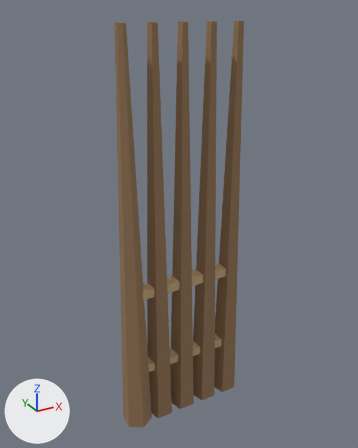
The glTF model assets/3d/models/palisade_02.glb: old version first, new version second.
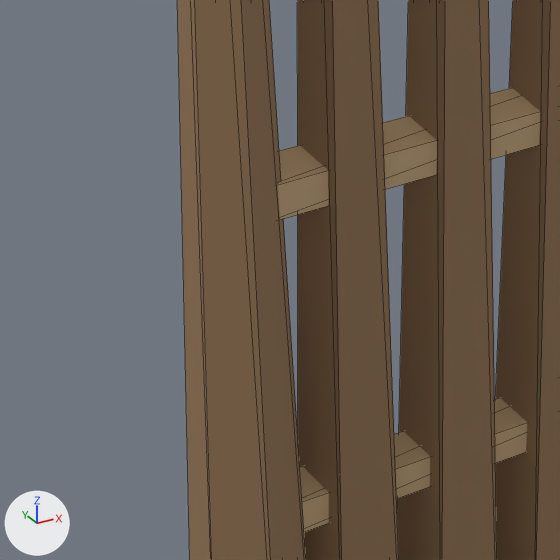
Old and new are each drawn whole from a camera (50 mm lens) standing at (-0.716, -1.725, 1.852) and looking at (0.25, 0.032, 0.974) and again close up on the part from 22% to 58% of the width and 56% to 85% of the height. Arrows for +X, +Y and +Z are at lower left; the lights stay in place. The older version's two pictures come first. The close-ups show mesh edges as thin lines. Vertices at exactly the same position are counted once.

The older version as bpy lines, for what is in view:
```python
me_palisade_02 = bpy.data.meshes.new('palisade_02')
me_palisade_02.from_pydata(...)  # a 6-sided cut cone along z (radius 0.07 at the low end, 0.02 at the high end) spanning x -0.06..0.06, y -0.07..0.07, z 0.0..1.8, material slot 0; a 5-sided cut cone along z (radius 0.07 at the low end, 0.02 at the high end) spanning x 0.06..0.19, y -0.05..0.06, z 0.0..1.8, material slot 0; a 5-sided cut cone along z (radius 0.06 at the low end, 0.02 at the high end) spanning x 0.19..0.31, y -0.05..0.06, z 0.0..1.8, material slot 0; a 5-sided cut cone along z (radius 0.06 at the low end, 0.02 at the high end) spanning x 0.31..0.44, y -0.05..0.06, z 0.0..1.8, material slot 0; a 5-sided cut cone along z (radius 0.06 at the low end, 0.02 at the high end) spanning x 0.44..0.56, y -0.05..0.06, z 0.0..1.8, material slot 0; a 5-sided cylinder along x spanning x 0.0..0.5, y -0.03..0.04, z 0.27..0.33, material slot 1; a 5-sided cylinder along x spanning x 0.0..0.5, y -0.03..0.04, z 0.67..0.73, material slot 1
me_palisade_02.materials.append(mat_trunk)  # brown #957655
me_palisade_02.materials.append(mat_wood)  # beige #c8aa81
ob_palisade_02 = bpy.data.objects.new('palisade_02', me_palisade_02)
ob_palisade_02.location = (0.0, 0.0, 0.0)
```
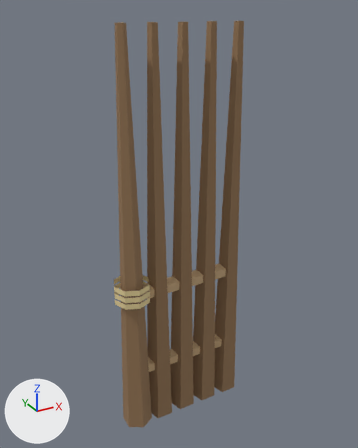
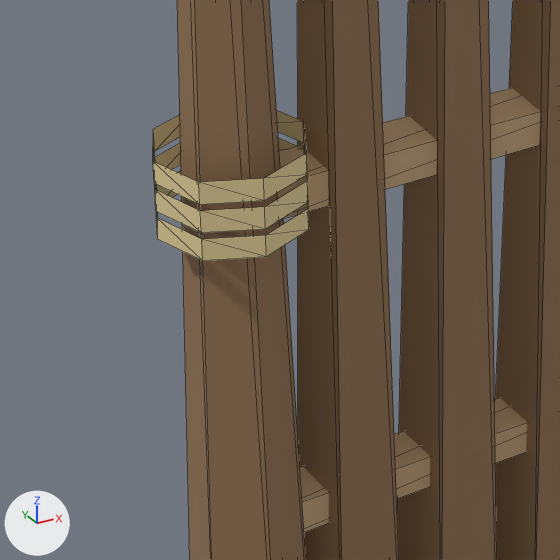
Boxes (x1, y1, x2, y2) around the edits, measured in the close-ups (560 x 560 px):
'palisade_02', reshaped: before (177, 0, 560, 560); after (153, 0, 560, 560)
part 1 of me_palisade_02, added (beige): after (156, 171, 309, 261)
part 2 of me_palisade_02, added (beige): after (155, 138, 308, 233)
part 3 of me_palisade_02, added (beige): after (153, 110, 307, 204)

What changed in the scene script:
```text
Add mat_thatch:
    mat_thatch = principled_material('thatch')
    mat_thatch.base_color = (0.78, 0.64, 0.33)  # beige #e5d19b
    mat_thatch.roughness = 0.85
Change me_palisade_02:
    used by ob_palisade_02; location = (0.0, 0.0, 0.0)
    remove me_palisade_02.from_pydata(...)  # 72 vertices, 116 faces; spans x -0.06..0.56, y -0.07..0.07, z 0.0..1.8
    add me_palisade_02.from_pydata(...)  # 120 vertices, 164 faces; spans x -0.08..0.56, y -0.08..0.08, z 0.0..1.8
    me_palisade_02 part 1: a new loose piece of 16 vertices spanning x -0.08..0.08, y -0.08..0.08, z 0.68..0.7, in mat_thatch (beige #e5d19b)
    me_palisade_02 part 2: a new loose piece of 16 vertices spanning x -0.08..0.08, y -0.08..0.08, z 0.71..0.73, in mat_thatch (beige #e5d19b)
    me_palisade_02 part 3: a new loose piece of 16 vertices spanning x -0.08..0.08, y -0.08..0.08, z 0.74..0.77, in mat_thatch (beige #e5d19b)
    other edits to the shape of me_palisade_02 do not show in these pictures
    add me_palisade_02.materials.append(mat_thatch)  # beige #e5d19b
```
